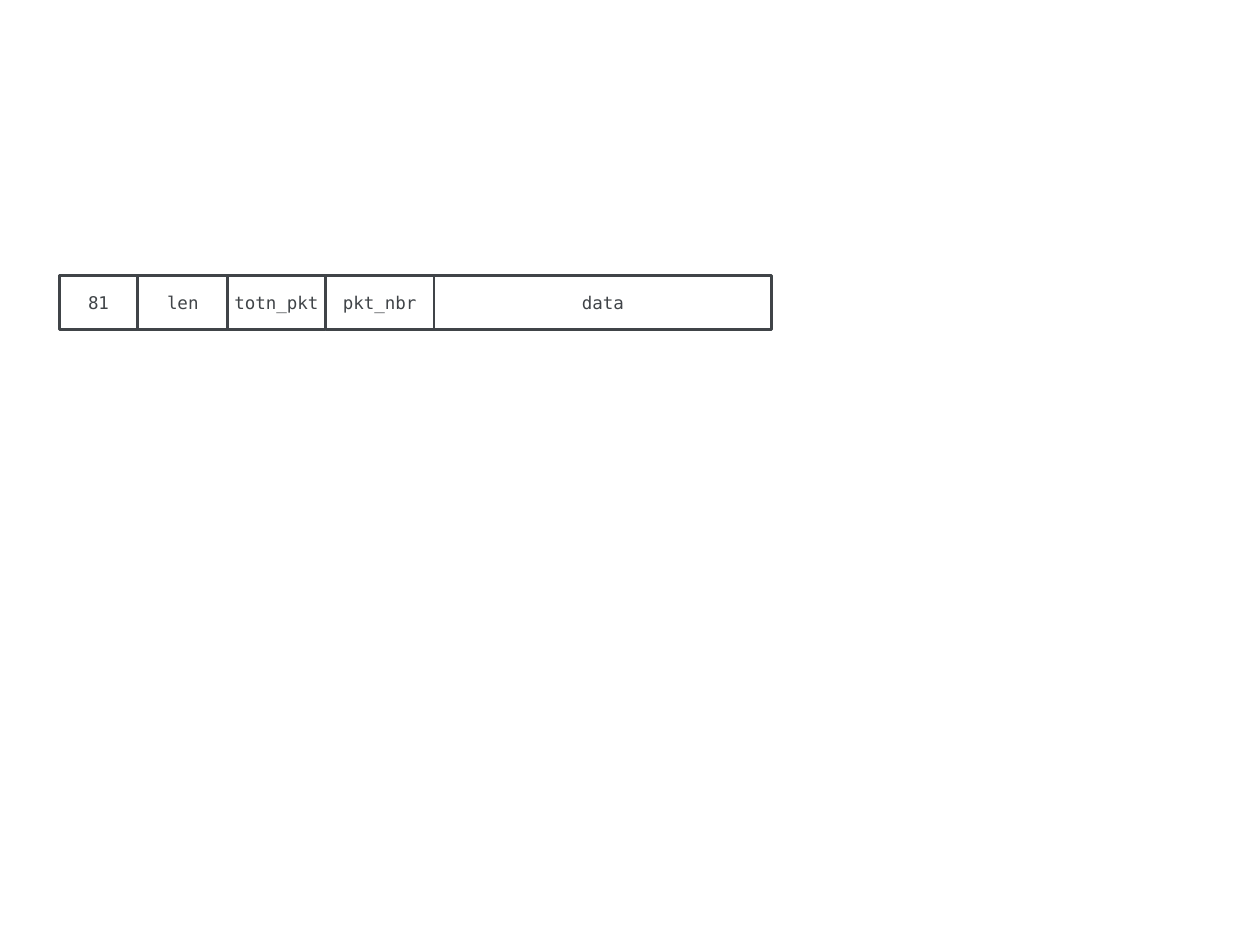
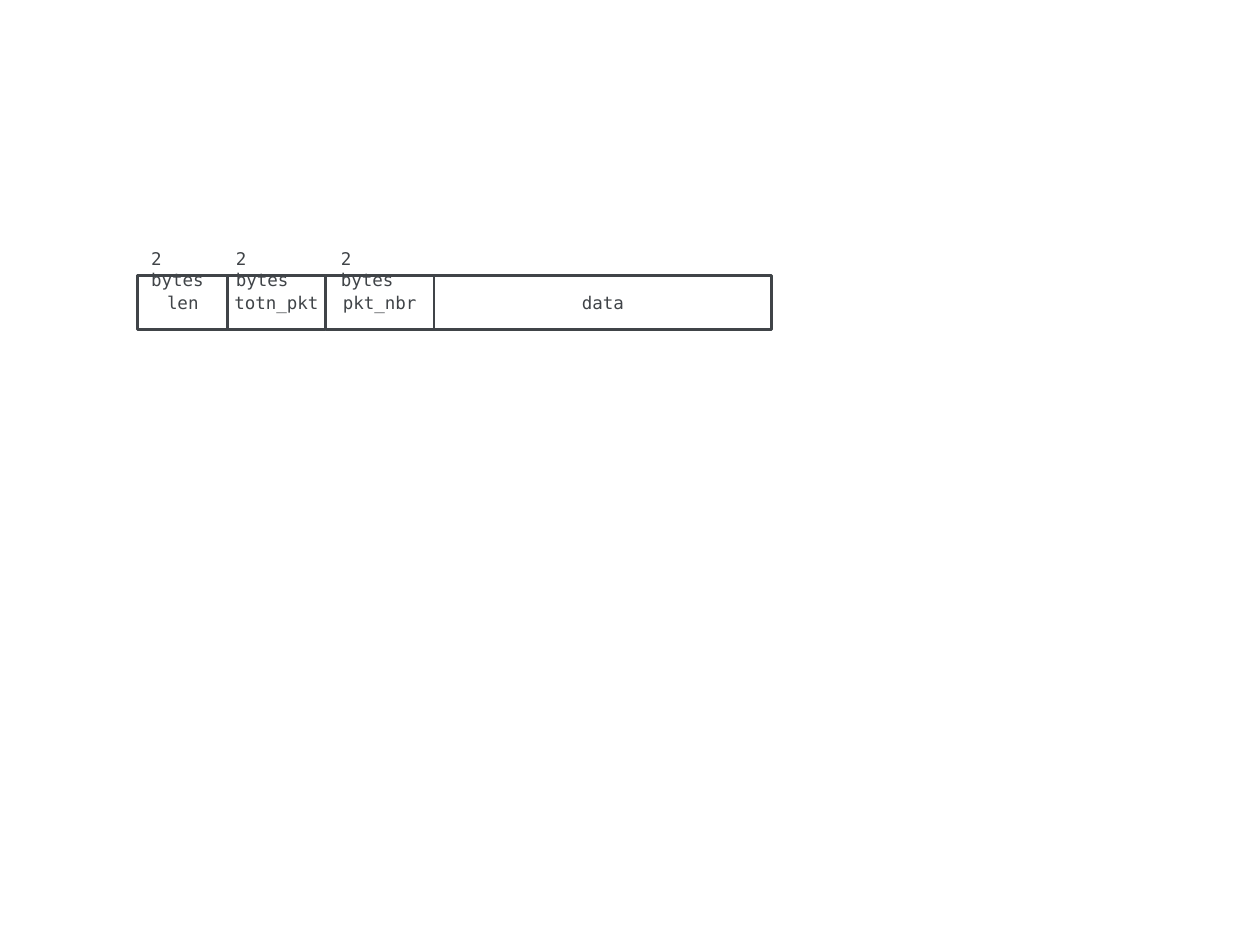
Before and after one commit to fidesmo/apdu-over-ble, a slide deck: slide 3 of resources/figures.pptx. Drawn at 1260x945 pixels with LibreOffice and Linux fonts; fonts in the diff are those of the drawing. Boxes give left, top, right and bottom in pixels: in the first picture for what was removed or moved away, otherwise in the second. Text is boxed around its words. In the diff, an @@ line names an element or a change of style, - is before the commit and + after.

```diff
--- a/resources/figures.pptx
+++ b/resources/figures.pptx
@@ text added at <box>151,252,204,290</box>, 10 pt, text #404448 @@
+2 bytes
@@ text added at <box>236,252,289,290</box>, 10 pt, text #404448 @@
+2 bytes
@@ text added at <box>341,252,394,290</box>, 10 pt, text #404448 @@
+2 bytes
@@ rectangle removed at <box>59,276,137,330</box> @@
-81
```
Also in this commit, not shown: 2 other files.
